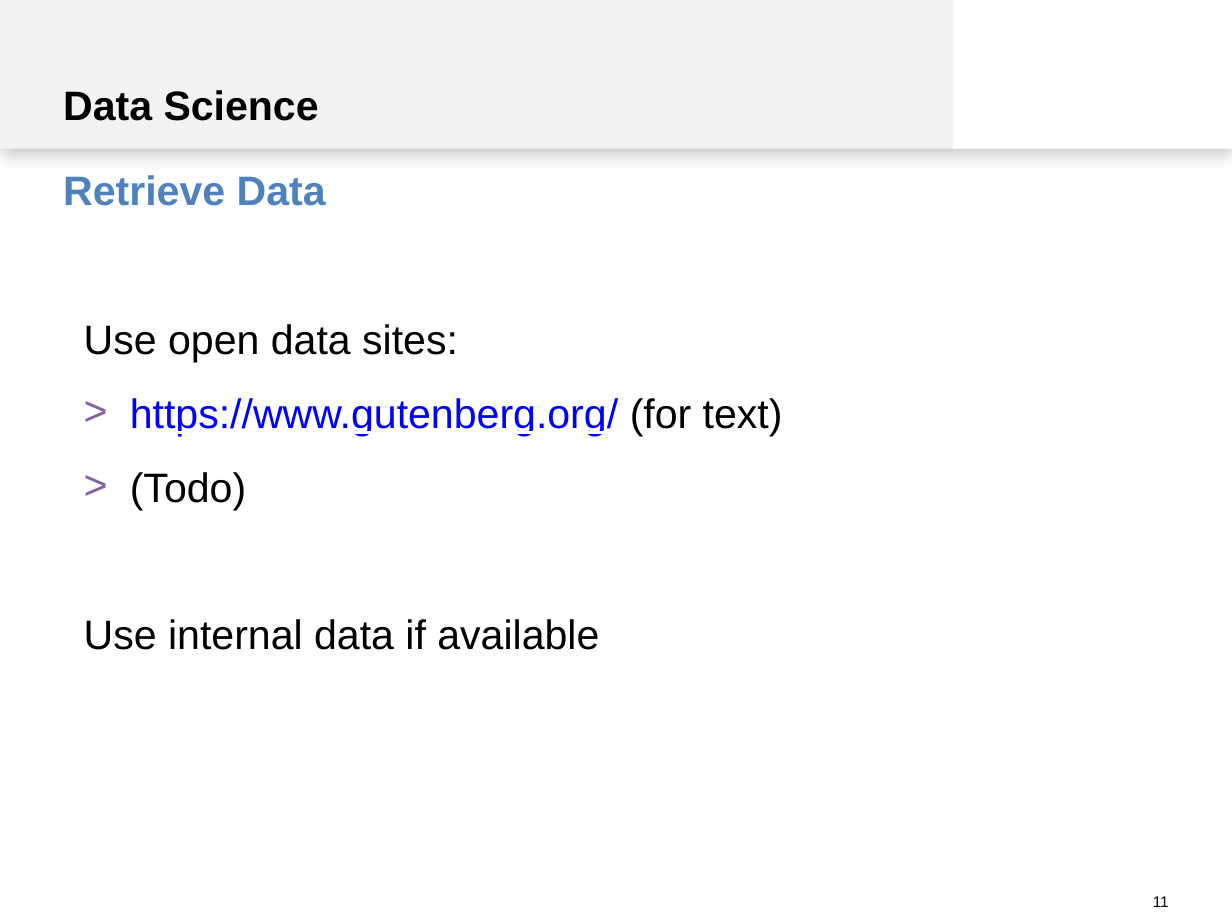
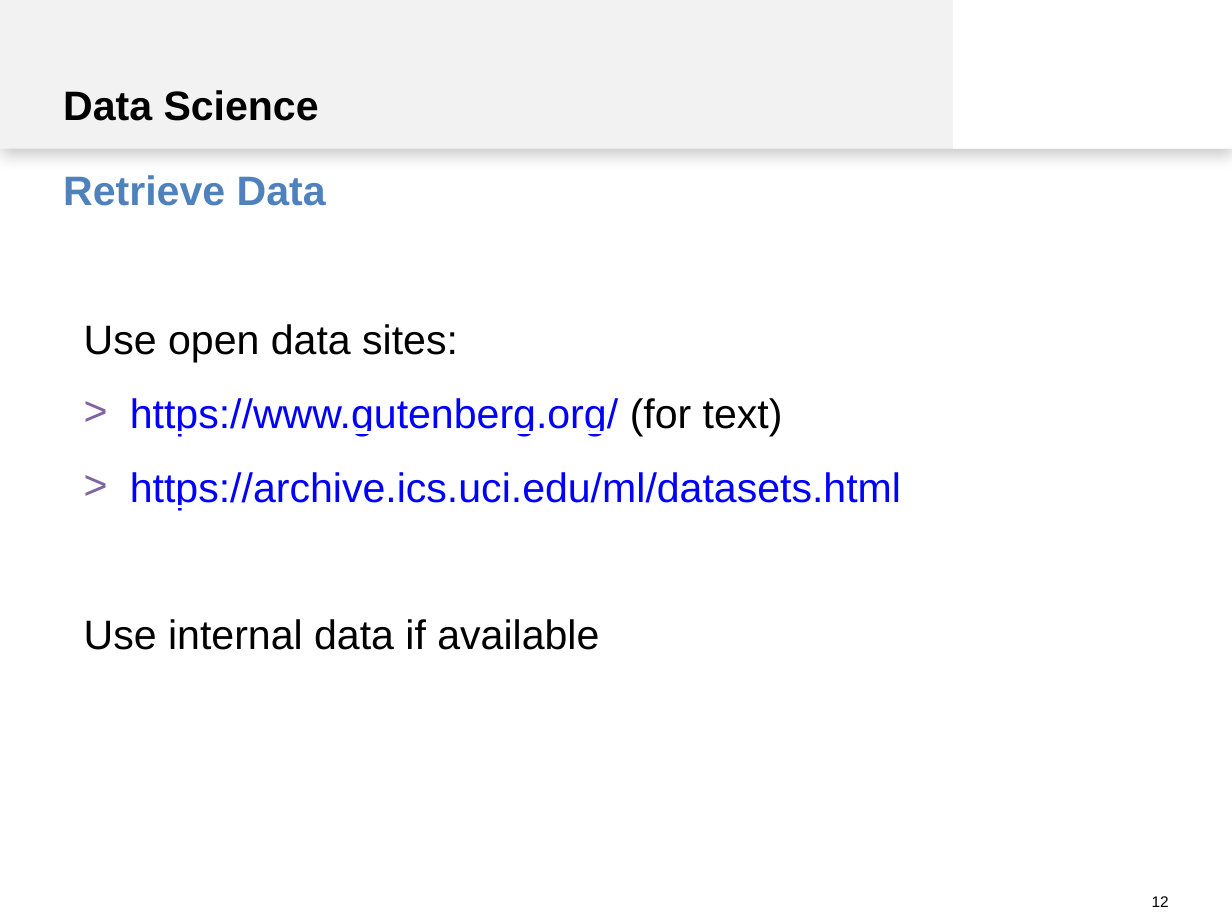
Before and after one commit to spinfo/LSS_DLwithText, a slide deck: slide 12 of docs/introduction.pptx (slide 11 before the commit). Drawn at 1232x924 pixels with LibreOffice and Linux fonts; fonts in the diff are those of the drawing. Boxes give left, top, right and bottom in pixels: in the first picture for what was removed or moved away, otherwise in the second. Text is boxed around its words. In the diff, an @@ line names an element or a change of style, - is before the commit and + after.

```diff
--- a/docs/introduction.pptx
+++ b/docs/introduction.pptx
@@ text at [130,472,901,510]: text changed; text colour #000000 to #0000FF @@
-> (Todo)
+> https://archive.ics.uci.edu/ml/datasets.html
@@ page number at [1152,896,1169,907]: text changed @@
-11
+12
```
Also in this commit, not shown: 4 other slides changed, 3 slides added, 1 other file.
